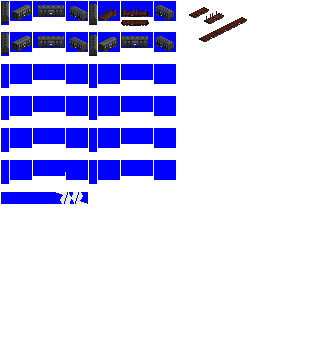
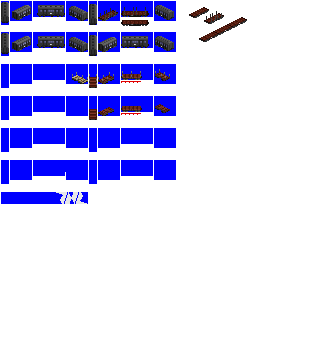
Revision of a layered 332×361 image; what changed, layer by layer:
showed "chisa 300" over [72, 69, 170, 120]
